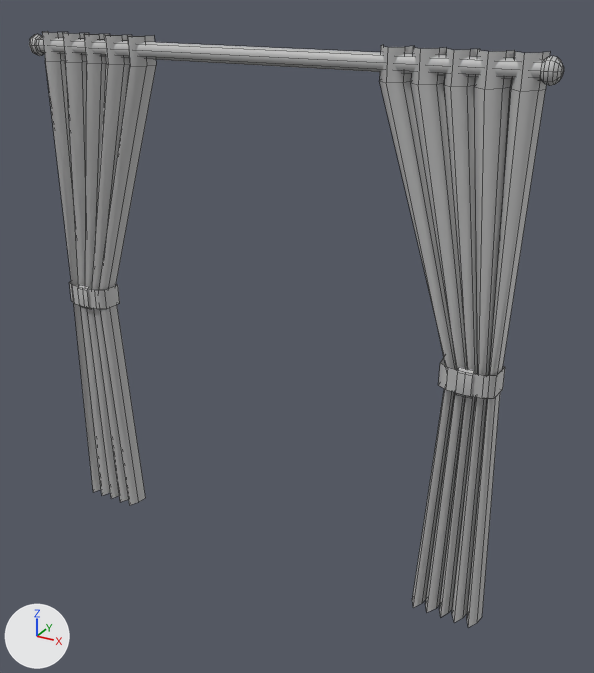
Two versions of the FBX model Assets/_ParanormalEviction/_Models/Props/Bedroom/Static/prop_4x3curtains_01.fbx, one commit apart.
Before and after are seen from a 50 mm lens placed at (2.35, -3.79, 3.55), pointed at (0.2, 0.1, 1.6). Every picture has the same lights, and +X, +Y and +Z are marked at lower left. Mesh edges are drawn as thin lines. Where no turn or scale is listed for an object, it has been applied to the vertices.

The first picture shows 'prop_4x3curtains_01'.
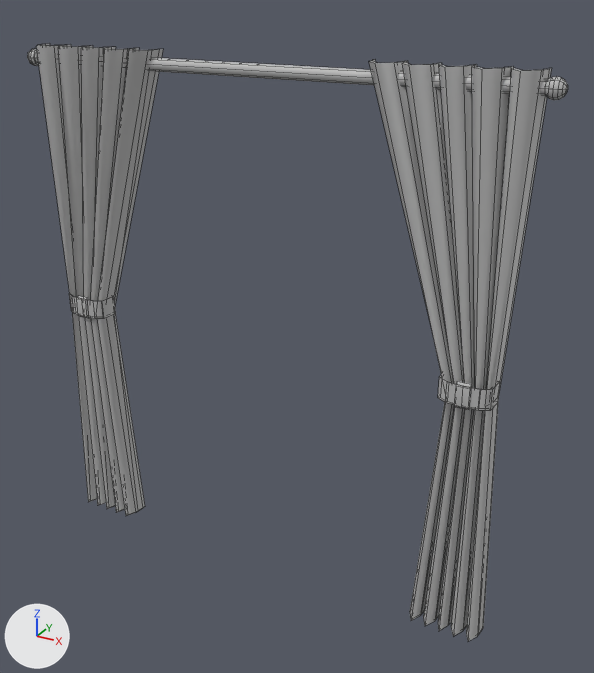
Changed parts and their boxes [x1, y1, x2, y2] in the pictures (594 x 673 px; the box of a moved part takes in the faces that stretch with it):
'prop_4x3curtains_01', reshaped
    before: [29, 31, 564, 628]
    after: [27, 43, 568, 641]
part 1 of me_mesh, moved or reshaped
    before: [29, 34, 44, 56]
    after: [27, 49, 39, 66]
part 2 of me_mesh, moved or reshaped
    before: [38, 37, 544, 81]
    after: [36, 54, 548, 96]
part 3 of me_mesh, moved or reshaped
    before: [540, 56, 564, 86]
    after: [545, 77, 568, 100]
part 4 of me_mesh, rebuilt (11% wider)
    before: [42, 31, 156, 505]
    after: [36, 43, 163, 516]
part 5 of me_mesh, rebuilt (7% wider)
    before: [380, 45, 550, 628]
    after: [369, 60, 551, 641]
part 6 of me_mesh, added
    after: [69, 293, 116, 319]
part 7 of me_mesh, added
    after: [438, 375, 500, 410]
part 8 of me_mesh, deleted
    before: [456, 367, 474, 398]
part 9 of me_mesh, deleted
    before: [78, 285, 90, 309]
part 10 of me_mesh, moved or reshaped
    before: [438, 358, 505, 398]
    after: [454, 381, 472, 410]
part 11 of me_mesh, moved or reshaped
    before: [69, 282, 120, 309]
    after: [77, 296, 89, 319]

What the commit changed:
me_mesh is used by ob_prop_4x3curtains_01; location (0.0, 0.0, 0.0).
me_mesh had 326 vertices, 244 faces and spanned x -1.56..1.56, y -0.08..0.08, z 0.06..3.24.
me_mesh now has 438 vertices, 420 faces and spans x -1.59..1.59, y -0.11..0.11, z 0.0..3.17.
me_mesh part 1: the loose piece of 49 vertices spanning x -1.56..-1.47, y -0.04..0.07, z 3.1..3.23 is scaled about its middle by (1.02, 0.76, 0.805), then moved by (-0.03, -0.01, -0.07).
me_mesh part 2: the loose piece of 16 vertices spanning x -1.49..1.47, y -0.02..0.06, z 3.12..3.21 is scaled about its middle by (1.02, 0.76, 0.805), then moved by (0.0, -0.01, -0.07).
me_mesh part 3: the loose piece of 49 vertices spanning x 1.47..1.56, y -0.04..0.07, z 3.1..3.23 is scaled about its middle by (1.02, 0.76, 0.805), then moved by (0.03, -0.01, -0.07).
me_mesh part 4: the loose piece of 84 vertices spanning x -1.48..-0.69, y -0.05..0.08, z 0.06..3.24 is rebuilt with 126 vertices and now spans x -1.48..-0.63, y -0.11..0.11, z 0.0..3.17.
me_mesh part 5: the loose piece of 84 vertices spanning x 0.69..1.48, y -0.05..0.08, z 0.06..3.24 is rebuilt with 126 vertices and now spans x 0.65..1.49, y -0.11..0.11, z 0.0..3.17.
me_mesh part 6: a new loose piece of 28 vertices spanning x -1.42..-1.12, y -0.1..0.04, z 1.51..1.63, in mat_lambert149 (grey #bcbcbc).
me_mesh part 7: a new loose piece of 28 vertices spanning x 1.13..1.43, y -0.1..0.04, z 1.51..1.63, in mat_lambert149 (grey #bcbcbc).
me_mesh part 8: the loose piece of 8 vertices spanning x 1.24..1.32, y -0.08..-0.06, z 1.55..1.71 is deleted.
me_mesh part 9: the loose piece of 8 vertices spanning x -1.31..-1.23, y -0.08..-0.06, z 1.55..1.71 is deleted.
Part 10, on me_mesh:
14 vertices are removed from x 1.12..1.44, y -0.08..0.08, z 1.57..1.7.
7 faces are deleted.
8 vertices are added at x 1.25..1.32, y -0.11..-0.09, z 1.49..1.64.
6 new faces join them.
Part 11, on me_mesh:
14 vertices are removed from x -1.44..-1.12, y -0.08..0.08, z 1.57..1.7.
7 faces are deleted.
8 vertices are added at x -1.31..-1.23, y -0.11..-0.09, z 1.49..1.64.
6 new faces join them.
